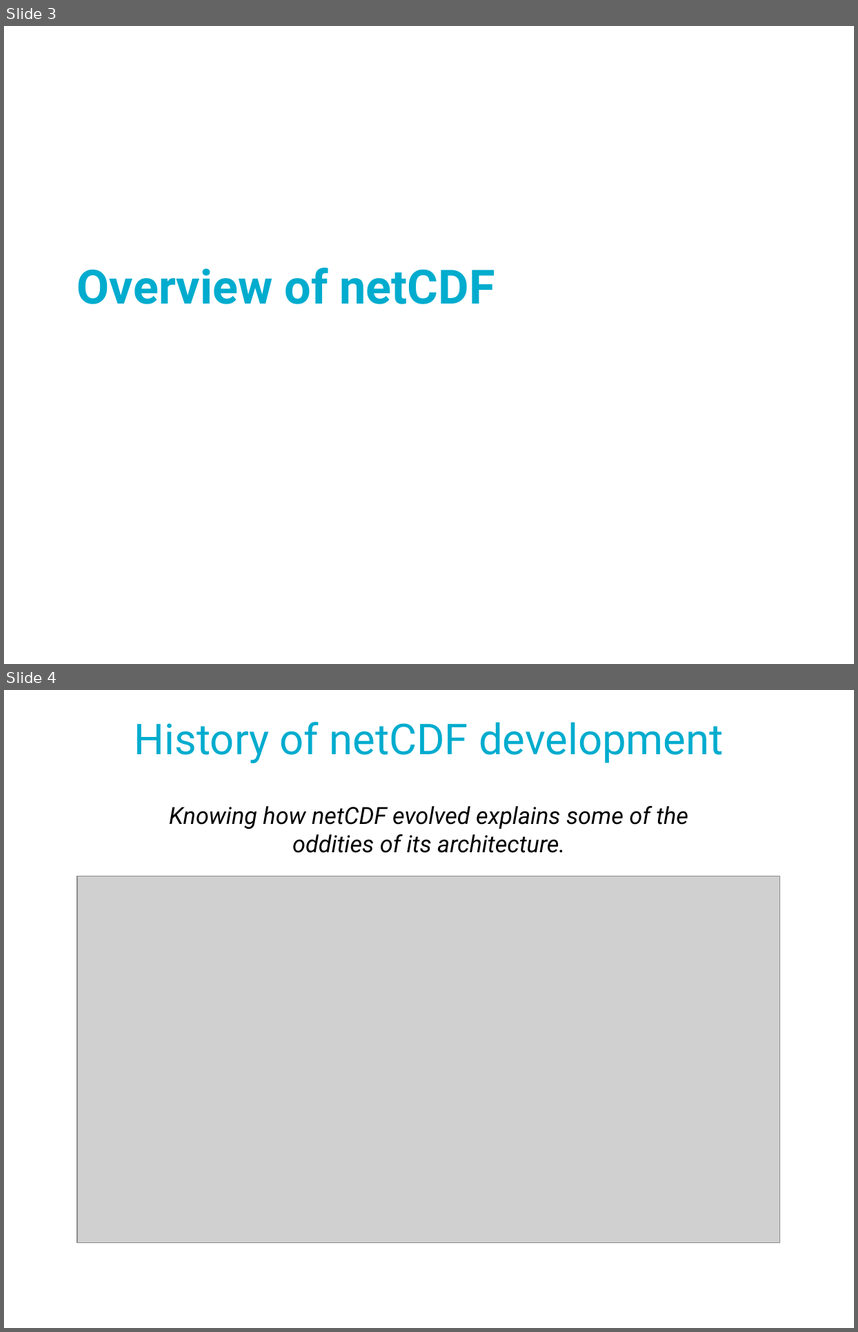
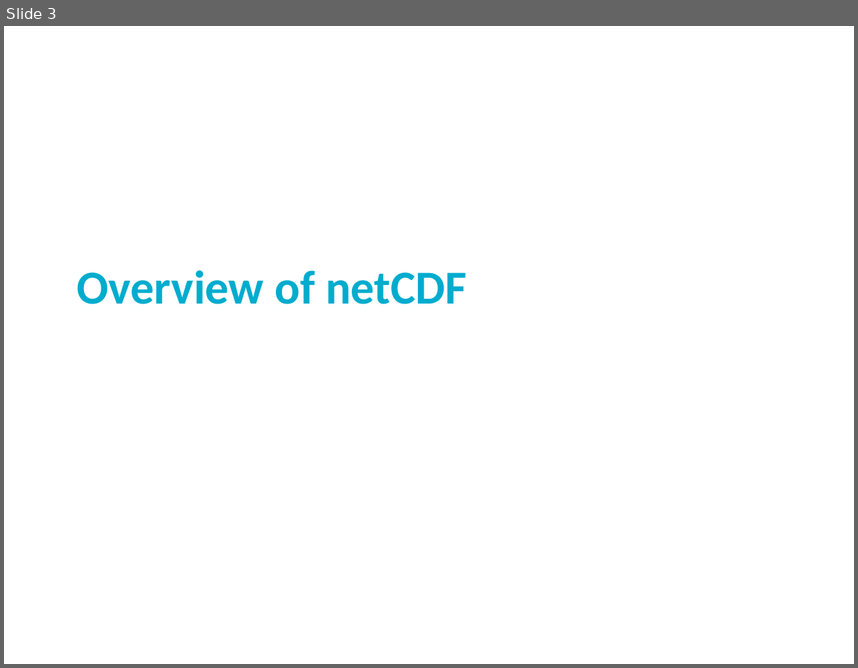
Before and after one commit to Unidata/python-workshop, a slide deck: presentations/netcdf-intro.pptx. Shown one above the other, each under a label of ours: slides 3 and 4 before the commit, slide 3 after it. The pictures are 858x1332 and 858x668 pixels, drawn with LibreOffice and Linux fonts; fonts in the diff are those of the drawing; grey boxes stand for pictures; background and template pictures are left out. Boxes give left, top, right and bottom in pixels: in the first picture for what was removed or moved away, otherwise in the second. Text is boxed around its words. In the diff, an @@ line names an element or a change of style, - is before the commit and + after.

```diff
--- a/presentations/netcdf-intro.pptx
+++ b/presentations/netcdf-intro.pptx
@@ slide 4 removed at (x1=4, y1=690, x2=854, y2=1328), background #FFFFFF @@
@@ title removed at (x1=134, y1=722, x2=723, y2=763) @@
-History of netCDF development
@@ text removed at (x1=169, y1=806, x2=688, y2=853) @@
-Knowing how netCDF evolved explains some of the oddities of its architecture.
@@ picture removed at (x1=77, y1=876, x2=780, y2=1243) @@
@@ slide 3 changed as well @@
@@ title "Overview of netCDF" at (x1=77, y1=270, x2=467, y2=304): font Roboto to Calibri @@
```
Also in this commit, not shown: 38 other slides changed, 1 other file.
